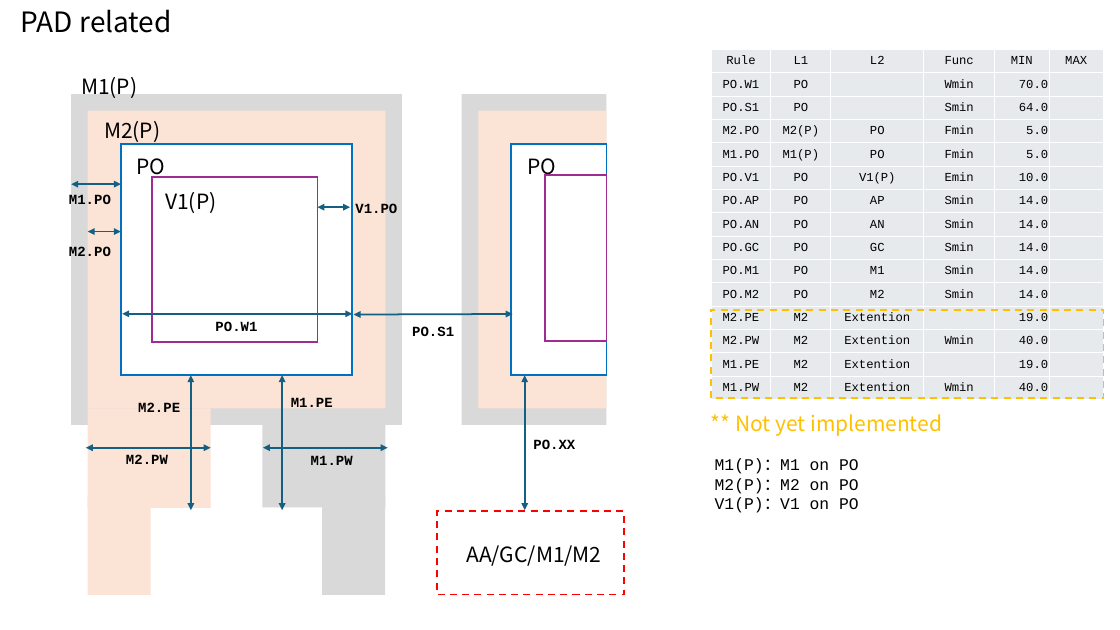
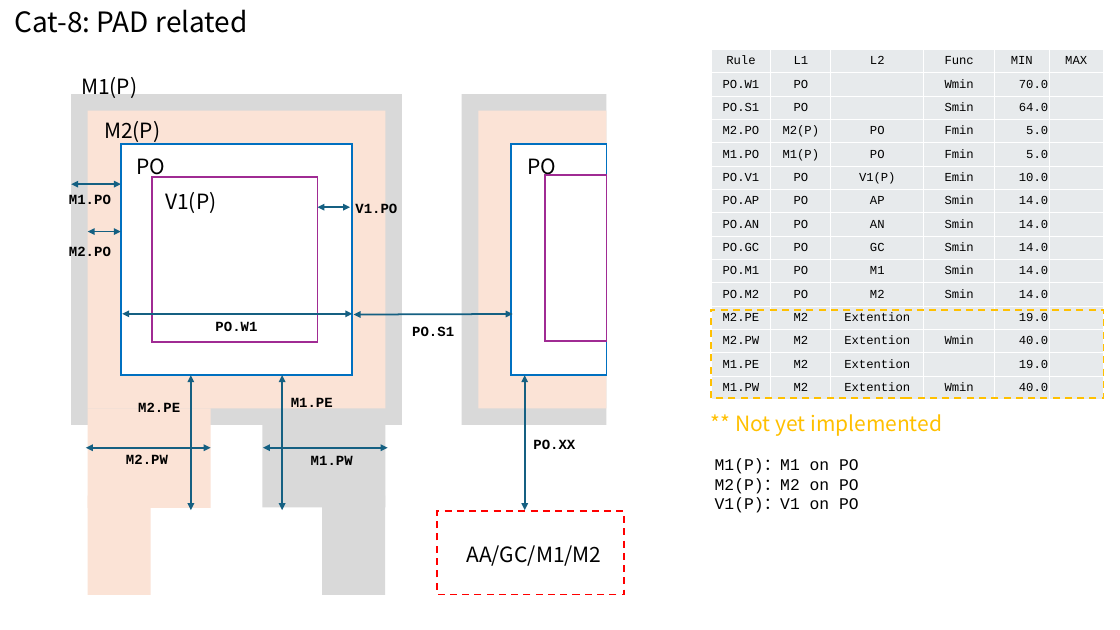
Before and after one commit to H-Ojiro/TR-1um, a slide deck: slide 10 of Document/TR-1um_DRC_summary.pptx. Drawn at 1120x630 pixels with LibreOffice and Linux fonts; fonts in the diff are those of the drawing. Boxes give left, top, right and bottom in pixels: in the first picture for what was removed or moved away, otherwise in the second. Text is boxed around its words. In the diff, an @@ line names an element or a change of style, - is before the commit and + after.

```diff
--- a/Document/TR-1um_DRC_summary.pptx
+++ b/Document/TR-1um_DRC_summary.pptx
@@ text at box(15, 9, 247, 33): text changed @@
-PAD related
+Cat-8: PAD related
```
Also in this commit, not shown: 9 other slides changed, 4 other files.
